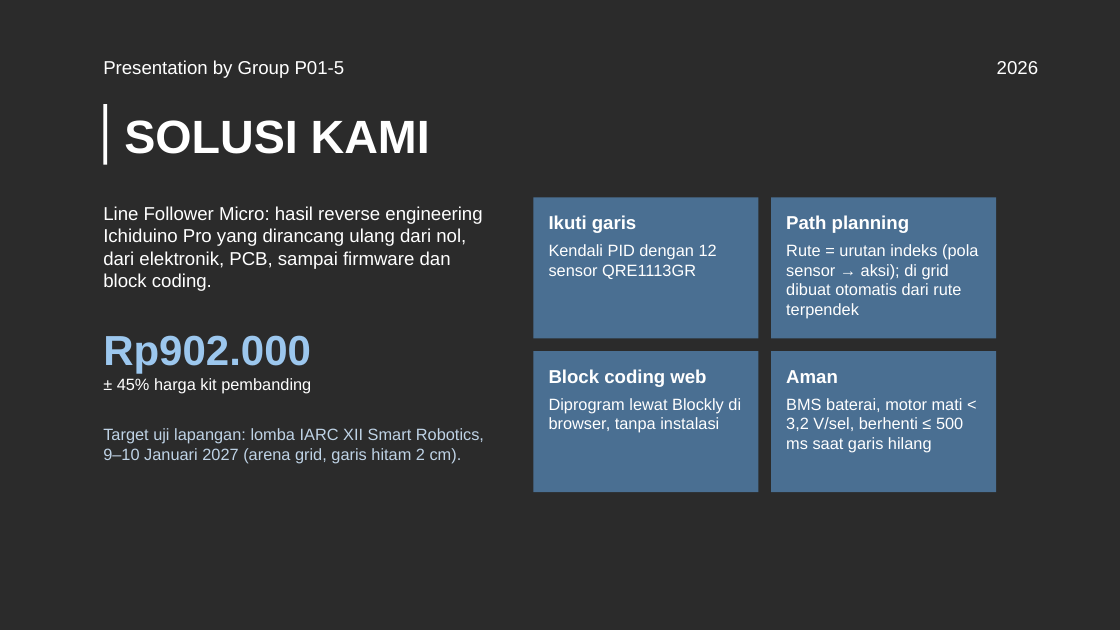
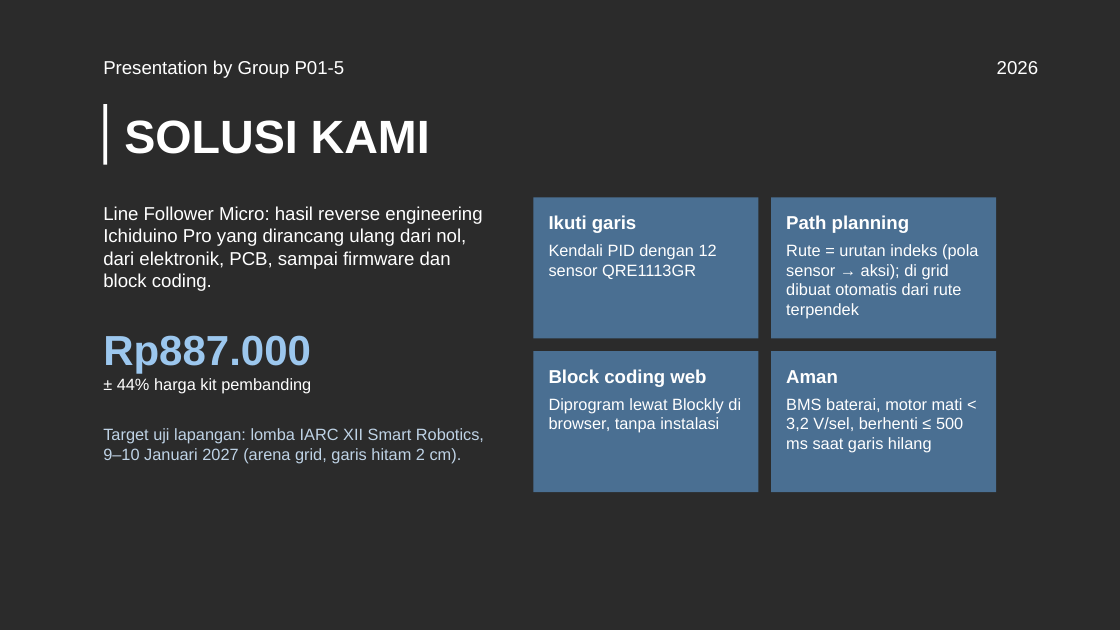
Before and after one commit to Mervs111/Line-Follower-Racer, a slide deck: slide 4 of docs/pitching-rab/LFM_Pitching_RAB_P01-5.pptx. Drawn at 1120x630 pixels with LibreOffice and Linux fonts; fonts in the diff are those of the drawing; background and template pictures are left out; a plain dark background stands for a picture behind light text. Boxes give left, top, right and bottom in pixels: in the first picture for what was removed or moved away, otherwise in the second. Text is boxed around its words. In the diff, an @@ line names an element or a change of style, - is before the commit and + after.

```diff
--- a/docs/pitching-rab/LFM_Pitching_RAB_P01-5.pptx
+++ b/docs/pitching-rab/LFM_Pitching_RAB_P01-5.pptx
@@ text at (103,335,311,393): text changed @@
-Rp902.000
-± 45% harga kit pembanding
+Rp887.000
+± 44% harga kit pembanding
```
Also in this commit, not shown: 7 other slides changed, 10 other files.
